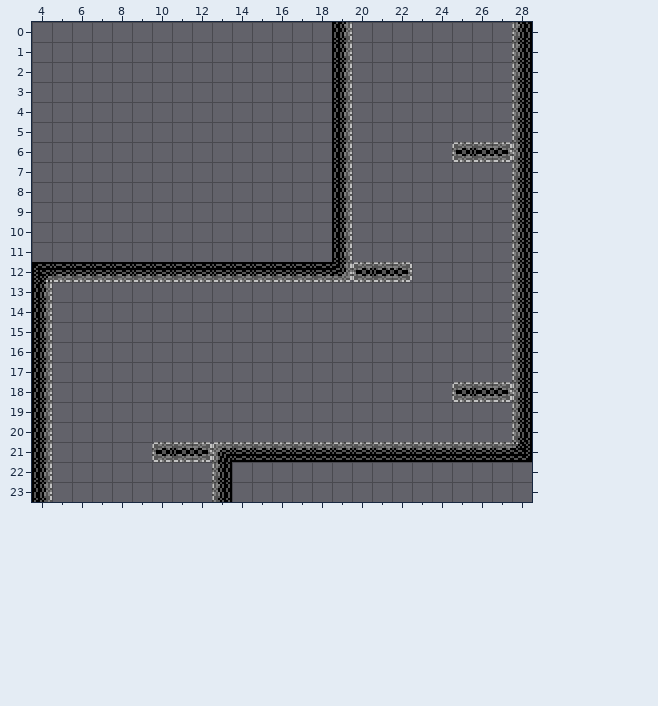
An edit to a level. Tiled map, resources/cave09.tmx. That is the earlier state.
Cells are 20x20 px. Shown: x 4..28, y 0..23.
The same view after the edit:
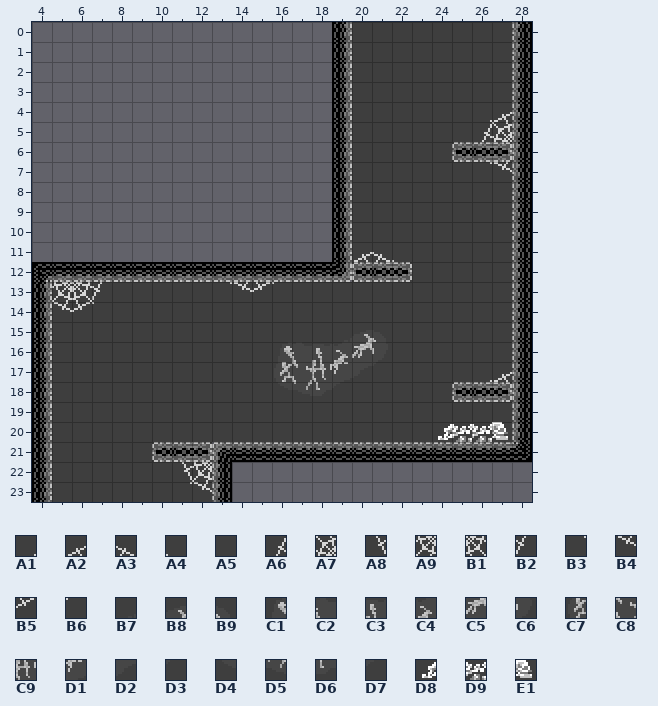
Key: from "cave_background": A1 0, A2 1, A3 2, A4 3, A5 4, A6 20, A7 21, A8 40, A9 41, B1 42, B2 43, B3 60, B4 61, B5 62, B6 63, B7 93, B8 94, B9 95, C1 110, C2 111, C3 112, C4 113, C5 114, C6 115, C7 130, C8 131, C9 132, D1 133, D2 134, D3 135, D4 150, D5 151, D6 152, D7 153, D8 206, D9 207, E1 208.
__ is an empty cell.
Tiles of an added or newly shown layer are drawn over the layers below it.
Edits made:
Changed rows in their new state; .. is an unchanged cell.
Layer "background" (added):
first column x 5:
 0 .. .. .. .. .. .. .. .. .. .. .. .. .. .. .. A5 A5 A5 A5 A5 A5 A5 A5
 1 .. .. .. .. .. .. .. .. .. .. .. .. .. .. .. A5 A5 A5 A5 A5 A5 A5 A5
 2 .. .. .. .. .. .. .. .. .. .. .. .. .. .. .. A5 A5 A5 A5 A5 A5 A5 A5
 3 .. .. .. .. .. .. .. .. .. .. .. .. .. .. .. A5 A5 A5 A5 A5 A5 A5 A5
 4 .. .. .. .. .. .. .. .. .. .. .. .. .. .. .. A5 A5 A5 A5 A5 A5 A1 A2
 5 .. .. .. .. .. .. .. .. .. .. .. .. .. .. .. A5 A5 A5 A5 A5 A5 A6 A7
 6 .. .. .. .. .. .. .. .. .. .. .. .. .. .. .. A5 A5 A5 A5 A5 A5 .. A5
 7 .. .. .. .. .. .. .. .. .. .. .. .. .. .. .. A5 A5 A5 A5 A5 A5 B3 B4
 8 .. .. .. .. .. .. .. .. .. .. .. .. .. .. .. A5 A5 A5 A5 A5 A5 A5 A5
 9 .. .. .. .. .. .. .. .. .. .. .. .. .. .. .. A5 A5 A5 A5 A5 A5 A5 A5
10 .. .. .. .. .. .. .. .. .. .. .. .. .. .. .. A5 A5 A5 A5 A5 A5 A5 A5
11 .. .. .. .. .. .. .. .. .. .. .. .. .. .. .. A2 A3 A4 A5 A5 A5 A5 A5
12 .. .. .. .. .. .. .. .. .. .. .. .. .. .. .. A5 .. A5 A5 A5 A5 A5 A5
13 A9 B1 B2 A5 A5 A5 A5 A5 B3 B4 B5 B6 A5 A5 A5 A5 A5 A5 A5 A5 A5 A5 A5
14 B4 B5 B6 A5 A5 A5 A5 A5 A5 A5 A5 A5 A5 A5 A5 A5 A5 A5 A5 A5 A5 A5 A5
15 A5 A5 A5 A5 A5 A5 A5 A5 A5 A5 A5 A5 A5 A5 B7 B8 B9 A5 A5 A5 A5 A5 A5
16 A5 A5 A5 A5 A5 A5 A5 A5 A5 A5 A5 C1 C2 C3 C4 C5 C6 A5 A5 A5 A5 A5 A5
17 A5 A5 A5 A5 A5 A5 A5 A5 A5 A5 A5 C7 C8 C9 D1 D2 D3 A5 A5 A5 A5 A1 A2
18 A5 A5 A5 A5 A5 A5 A5 A5 A5 A5 A5 D4 D5 D6 D7 A5 A5 A5 A5 A5 A5 .. A5
19 A5 A5 A5 A5 A5 A5 A5 A5 A5 A5 A5 A5 A5 A5 A5 A5 A5 A5 A5 A5 A5 A5 A5
20 A5 A5 A5 A5 A5 A5 A5 A5 A5 A5 A5 A5 A5 A5 A5 A5 A5 A5 A5 D8 D9 D9 E1
21 A5 A5 A5 A5 A5 A5 .. A5 .. .. .. .. .. .. .. .. .. .. .. .. .. .. ..
22 A5 A5 A5 A5 A5 A5 A8 A9 .. .. .. .. .. .. .. .. .. .. .. .. .. .. ..
23 A5 A5 A5 A5 A5 A5 B3 B4 .. .. .. .. .. .. .. .. .. .. .. .. .. .. ..
